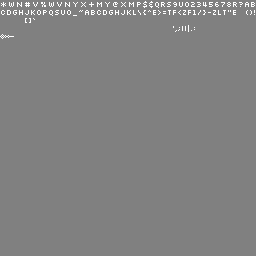
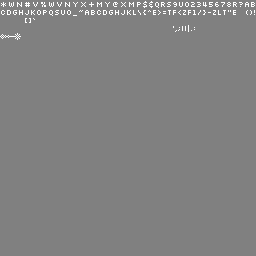
The second 256 × 256 image is a revision of the first. Changes to its layers:
painted on "silkscreen_0.png" over 14, 33, 21, 40
